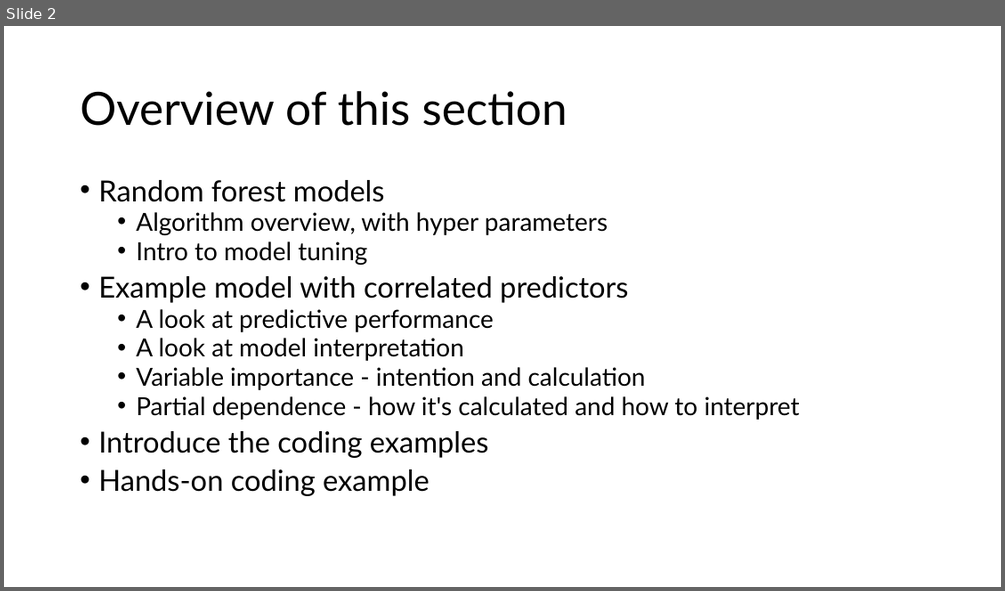
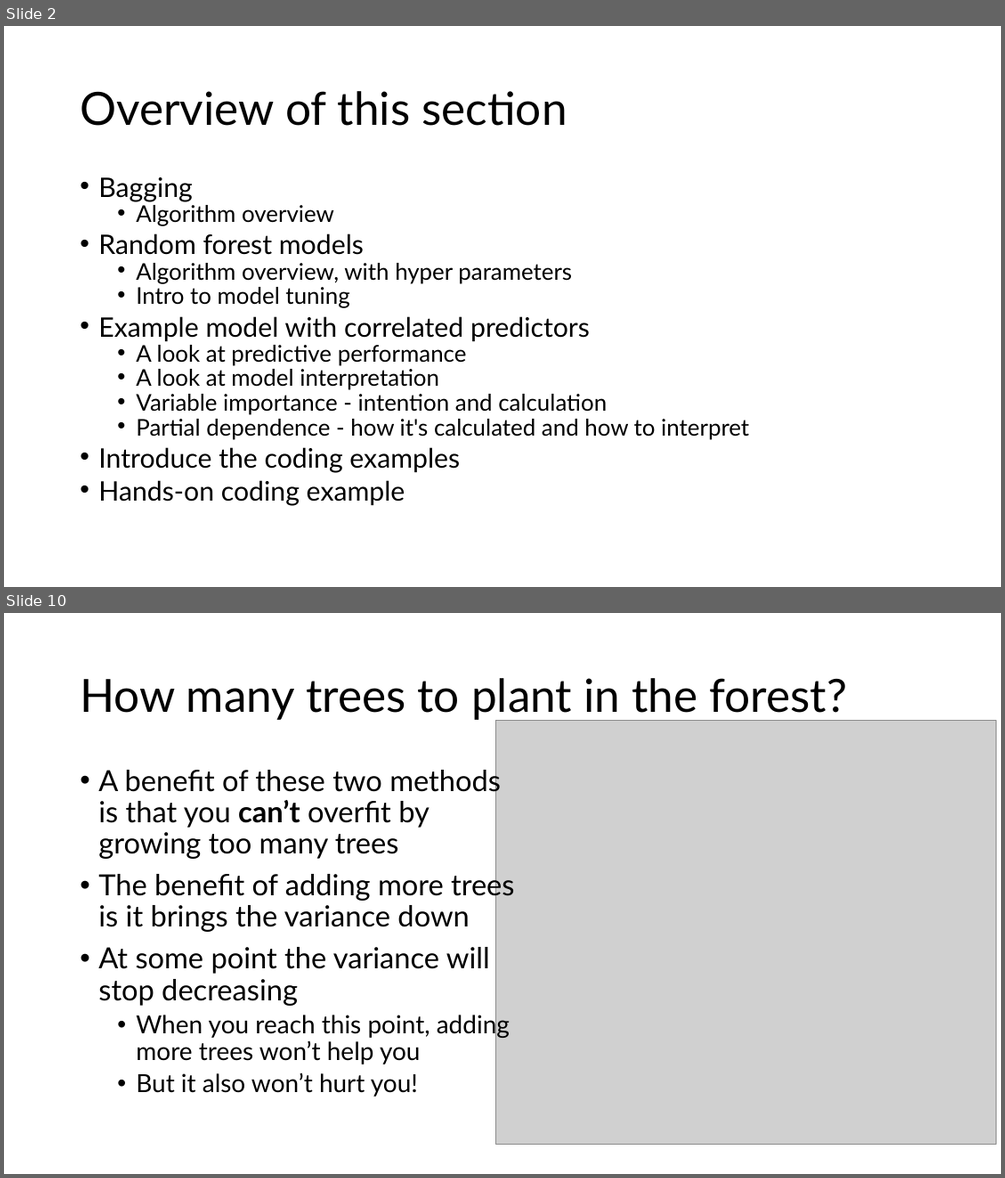
Before and after one commit to grantvagle/ml_methods_workshop, a slide deck: slides/03_random_forests.pptx. Shown one above the other, each under a label of ours: slide 2 before the commit, slides 2 and 10 after it; the slides between them are not shown. The pictures are 1005x591 and 1005x1178 pixels, drawn with LibreOffice and Linux fonts; fonts in the diff are those of the drawing; grey boxes stand for pictures. Boxes give left, top, right and bottom in pixels: in the first picture for what was removed or moved away, otherwise in the second. Text is boxed around its words. In the diff, an @@ line names an element or a change of style, - is before the commit and + after.

Commit message:
Add files via upload
Updated bagging and random forest draft slides

```diff
--- a/slides/03_random_forests.pptx
+++ b/slides/03_random_forests.pptx
@@ slide 10 added at (x1=4, y1=613, x2=1001, y2=1174), background #FFFFFF @@
@@ title added at (x1=80, y1=678, x2=848, y2=720), 44 pt, text #000000 @@
+How many trees to plant in the forest?
@@ picture added at (x1=496, y1=720, x2=996, y2=1144) @@
@@ text added at (x1=98, y1=765, x2=514, y2=1096), 28 pt, text #000000 @@
+• A benefit of these two methods is that you can’t overfit by growing too many trees
+• The benefit of adding more trees is it brings the variance down
+• At some point the variance will stop decreasing
+  • When you reach this point, adding more trees won’t help you
+  • But it also won’t hurt you!
@@ slide 2 changed as well @@
@@ text at (x1=98, y1=177, x2=334, y2=226): paragraphs added @@
+• Bagging
+  • Algorithm overview
@@ text at (x1=98, y1=233, x2=749, y2=506): size 28 to 25.9 pt in "Random forest models", "Example model with correlated predictors", "Introduce the coding examples", "Hands-on coding example"; size 24 to 22.2 pt in "Algorithm overview, with hyper parameters", "Intro to model tuning", "A look at predictive performance", "A look at model interpretation" and 2 more places; line spacing 0.8 to 0.7 @@
```
Also in this commit, not shown: 1 other slide changed, 7 other slides added, 1 slide removed.
